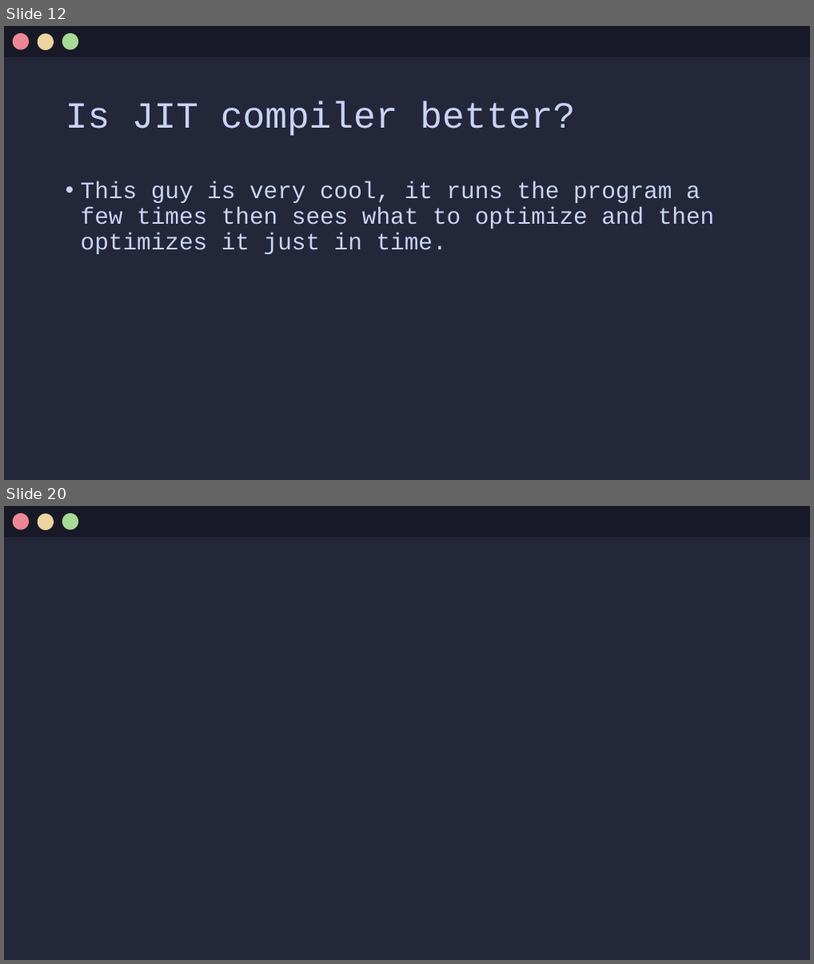
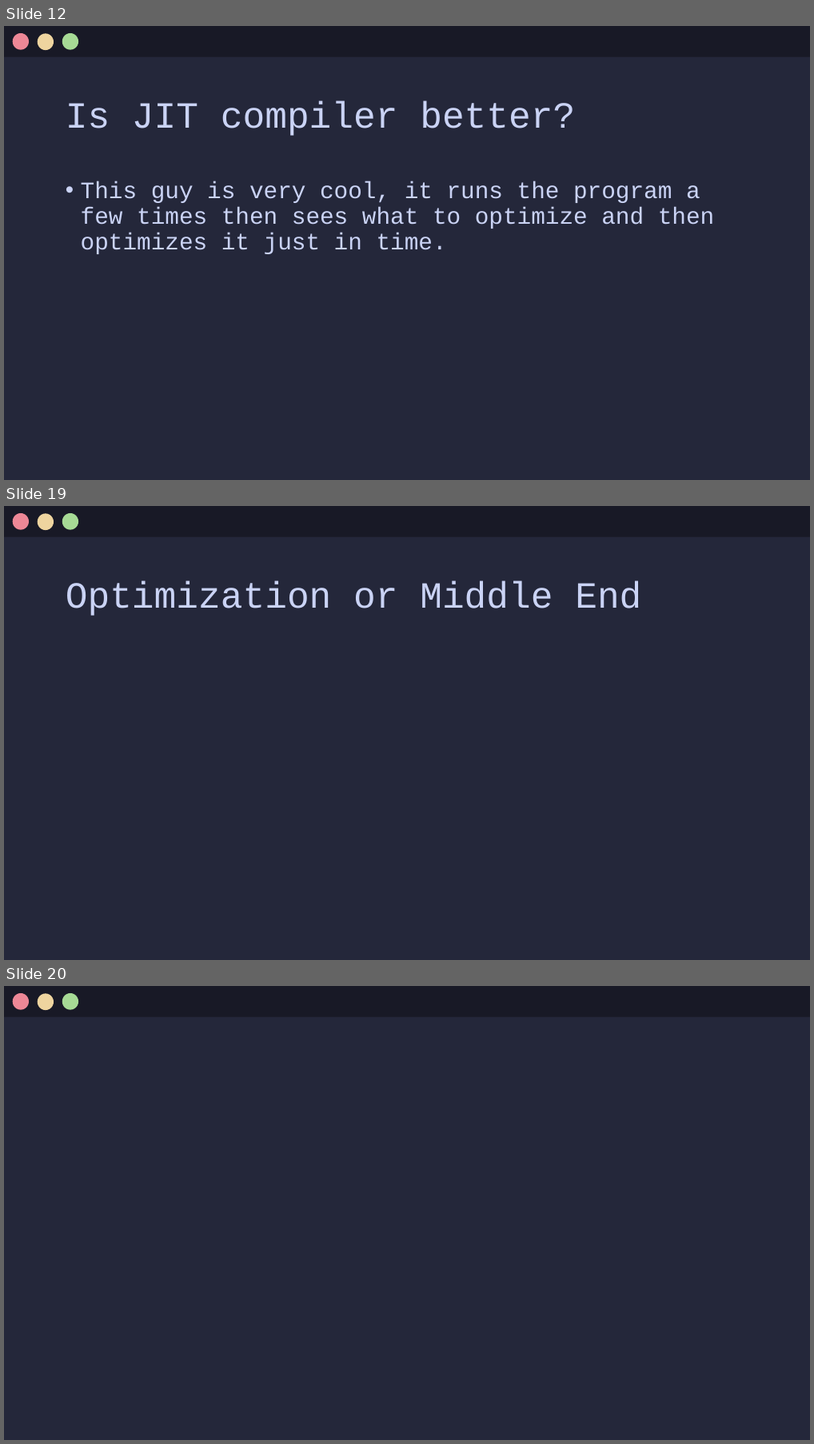
Before and after one commit to Jx-ls/custom-compiler, a slide deck: Compilers.odp. Shown one above the other, each under a label of ours: slides 12 and 20 before the commit, slides 12, 19 and 20 after it; the slides between them are not shown. The pictures are 814x964 and 814x1444 pixels, drawn with LibreOffice and Linux fonts; fonts in the diff are those of the drawing. Boxes give left, top, right and bottom in pixels: in the first picture for what was removed or moved away, otherwise in the second. Text is boxed around its words. In the diff, an @@ line names an element or a change of style, - is before the commit and + after.

```diff
--- a/Compilers.odp
+++ b/Compilers.odp
@@ slide 19 added at [4, 506, 810, 960], background #24273A @@
@@ rectangle added at [4, 506, 810, 537], fill #181926 @@
@@ ellipse added at [13, 513, 29, 529], fill #ED8796 @@
@@ ellipse added at [38, 513, 54, 529], fill #EED49F @@
@@ ellipse added at [62, 513, 78, 529], fill #A6DA95 @@
@@ title added at [66, 581, 642, 616], 44 pt, text #CAD3F5 @@
+Optimization or Middle End
```
Also in this commit, not shown: 3 slides changed, 5 other slides added, 9 slides removed.
